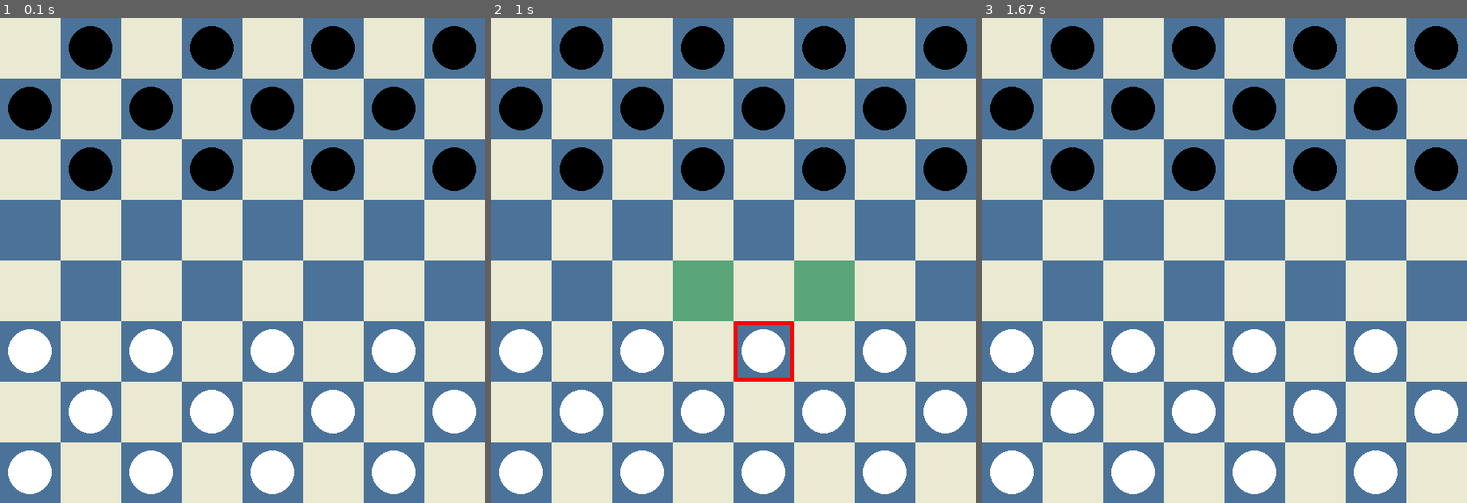
Above: before the commit, frames 1-3 (left to right).
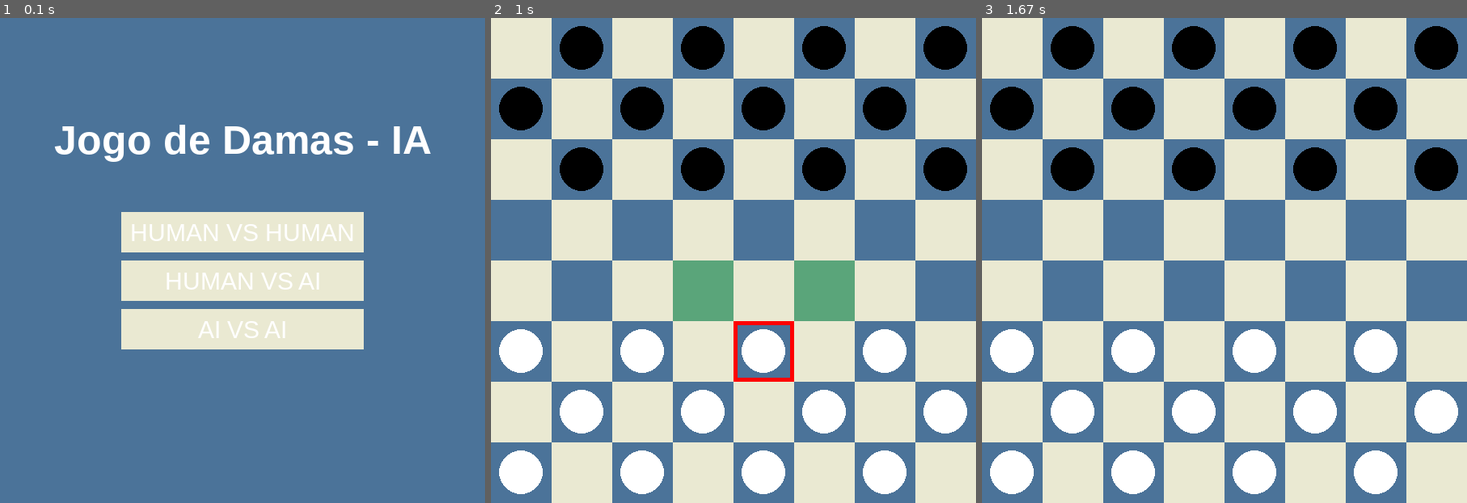
Above: after the commit, the same moments.

Repository: gustavo-laureano/checkers-backpropagation
Game: pygame game, started from src/infra/main.py
Two runs of this game, one before a commit and one after it. Both use one fixed random seed, a clock stepped at 60 frames per second and the inputs below.
Inputs (mouse positions are in pixels of both pictures, inside the frame that each line leads up to):
- Up to frame 1 (0.1 s): no input
- Up to frame 2 (1 s): click (733, 260) at 0.38 s; click (782, 367) at 0.72 s
- Up to frame 3 (1.67 s): click (1297, 90) at 1.05 s

The runs differ from the first frame. In frame 1, 66% of the frame differs, in the area x 0-100%, y 0-100%; in frame 2, nothing differs; in frame 3, nothing differs.

Commit message:
feat: Implement GameMenu and RandomPlayer for enhanced game interaction and AI functionality

Diff:
--- /dev/null
+++ b/src/infra/ai/random_player.py
@@ -0,0 +1,23 @@
+
+import random
+from src.core.board import Board
+from src.core.piece import Player
+from src.app.use_cases.move_validator import Move
+
+class RandomPlayer:
+
+
+    def __init__(self, player: Player):
+
+        self.player = player
+
+    def get_move(self, board: Board, legal_moves: list[Move]) -> Move | None:
+
+        if not legal_moves:
+            return None
+
+        chosen_move = random.choice(legal_moves)
+
+        print(f"[AI Player] Movendo de {chosen_move['from_pos']} para {chosen_move['to_pos']}")
+
+        return chosen_move
--- a/src/infra/main.py
+++ b/src/infra/main.py
@@ -1,13 +1,19 @@
 import pygame
 from src.app.use_cases.game_manager import GameManager
 from src.infra.ui.pygame_view import PygameView
+from src.infra.ui.menu import GameMenu # <-- NOVA IMPORTAÇÃO
 
 def main():
+
     pygame.init()
 
+    menu = GameMenu()
+
+    game_mode = menu.run()
+
     game = GameManager()
-    view = PygameView(game)
 
+    view = PygameView(game, game_mode)
 
     view.run()
 
--- /dev/null
+++ b/src/infra/ui/menu.py
@@ -0,0 +1,58 @@
+
+import pygame
+from .config import WIDTH, HEIGHT, COLOR_SQUARE_DARK, COLOR_SQUARE_LIGHT, COLOR_WHITE
+
+class GameMenu:
+
+    def __init__(self):
+        self.screen = pygame.display.set_mode((WIDTH, HEIGHT))
+        pygame.display.set_caption("Menu de Jogo - Damas UEMG")
+        self.clock = pygame.time.Clock()
+        self.font_title = pygame.font.SysFont('Arial', 50, bold=True)
+        self.font_button = pygame.font.SysFont('Arial', 30)
+
+
+        self.buttons = {
+            'HUMAN_VS_HUMAN': pygame.Rect(WIDTH//4, HEIGHT//2 - 60, WIDTH//2, 50),
+            'HUMAN_VS_AI': pygame.Rect(WIDTH//4, HEIGHT//2, WIDTH//2, 50),
+            'AI_VS_AI': pygame.Rect(WIDTH//4, HEIGHT//2 + 60, WIDTH//2, 50)
+        }
+
+    def _draw_menu(self):
+
+        self.screen.fill(COLOR_SQUARE_DARK)
+
+        title_text = self.font_title.render("Jogo de Damas - IA", True, COLOR_WHITE)
+        title_rect = title_text.get_rect(center=(WIDTH//2, HEIGHT//4))
+        self.screen.blit(title_text, title_rect)
+
+        for mode, rect in self.buttons.items():
+
+            text_str = mode.replace('_', ' ')
+            text = self.font_button.render(text_str, True, COLOR_WHITE)
+            text_rect = text.get_rect(center=rect.center)
+
+
+            pygame.draw.rect(self.screen, COLOR_SQUARE_LIGHT, rect)
+            self.screen.blit(text, text_rect)
+
+    def run(self) -> str:
+
+        running = True
+        while running:
+            self.clock.tick(30)
+
+            for event in pygame.event.get():
+                if event.type == pygame.QUIT:
+                    pygame.quit()
+                    exit()
+
+                if event.type == pygame.MOUSEBUTTONDOWN:
+                    pos = pygame.mouse.get_pos()
+                    for mode, rect in self.buttons.items():
+                        if rect.collidepoint(pos):
+                            print(f"Modo selecionado: {mode}")
+                            return mode
+
+            self._draw_menu()
+            pygame.display.flip()
--- a/src/infra/ui/pygame_view.py
+++ b/src/infra/ui/pygame_view.py
@@ -4,15 +4,37 @@
 from src.app.use_cases.move_validator import Move
 from .config import *
 from typing import Optional
+from src.infra.ai.random_player import RandomPlayer
 
 class PygameView:
 
-
-    def __init__(self, game: GameManager):
+    def __init__(self, game: GameManager, game_mode: str):
         self.game = game
+        self.game_mode = game_mode
         self.screen = pygame.display.set_mode((WIDTH, HEIGHT))
         pygame.display.set_caption("Damas com IA - Projeto UEMG")
         self.clock = pygame.time.Clock()
+
+        # --- Configuração dos Agentes ---
+        # Se o agente for 'None', significa que é um Humano.
+        # Se for um objeto (ex: RandomPlayer), é uma IA.
+        self.ai_agent_white = None
+        self.ai_agent_black = None
+
+        if self.game_mode == 'HUMAN_VS_AI':
+            # Humano (Brancas) vs IA (Pretas)
+            # (Futuramente, o menu pode perguntar qual modelo de IA)
+            self.ai_agent_black = RandomPlayer(Player.BLACK)
+
+        elif self.game_mode == 'AI_VS_AI':
+            # IA (Brancas) vs IA (Pretas)
+            # (Aqui você pode testar IAs diferentes)
+            self.ai_agent_white = RandomPlayer(Player.WHITE)
+            self.ai_agent_black = RandomPlayer(Player.BLACK)
+
+        elif self.game_mode == 'HUMAN_VS_HUMAN':
+            # Humano vs Humano: Ambos agentes são None
+            pass
 
         # Estado da UI:
         self.selected_piece_pos: Optional[tuple[int, int]] = None
@@ -20,18 +42,41 @@
 
     def run(self):
         running = True
+        running = True
 
         while running:
             self.clock.tick(60)
+
+            current_player = self.game.get_current_player()
+            current_agent = None
+
+            if current_player == Player.WHITE:
+                current_agent = self.ai_agent_white
+            else:
+                current_agent = self.ai_agent_black
+
+            is_human_turn = (current_agent is None)
 
             for event in pygame.event.get():
                 if event.type == pygame.QUIT:
                     running = False
 
-                if event.type == pygame.MOUSEBUTTONDOWN:
+                if event.type == pygame.MOUSEBUTTONDOWN and is_human_turn:
                     pos = pygame.mouse.get_pos()
                     row, col = self._get_row_col_from_mouse(pos)
                     self._handle_click(row, col)
+
+
+            if not is_human_turn and not self.game.get_winner():
+                pygame.time.wait(500)
+
+                move = current_agent.get_move(
+                    self.game.get_board(),
+                    self.game.get_legal_moves()
+                )
+
+                if move:
+                    self.game.make_move(move)
 
             self._update_display()
 
@@ -65,7 +110,6 @@
 
         piece = self.game.get_board().get_piece(row, col)
         if piece and piece.player == self.game.get_current_player():
-            # Pede ao game os movimentos *para esta peça*
             moves_for_piece = [m for m in self.game.get_legal_moves()
                                if m['from_pos'] == (row, col)]
 
